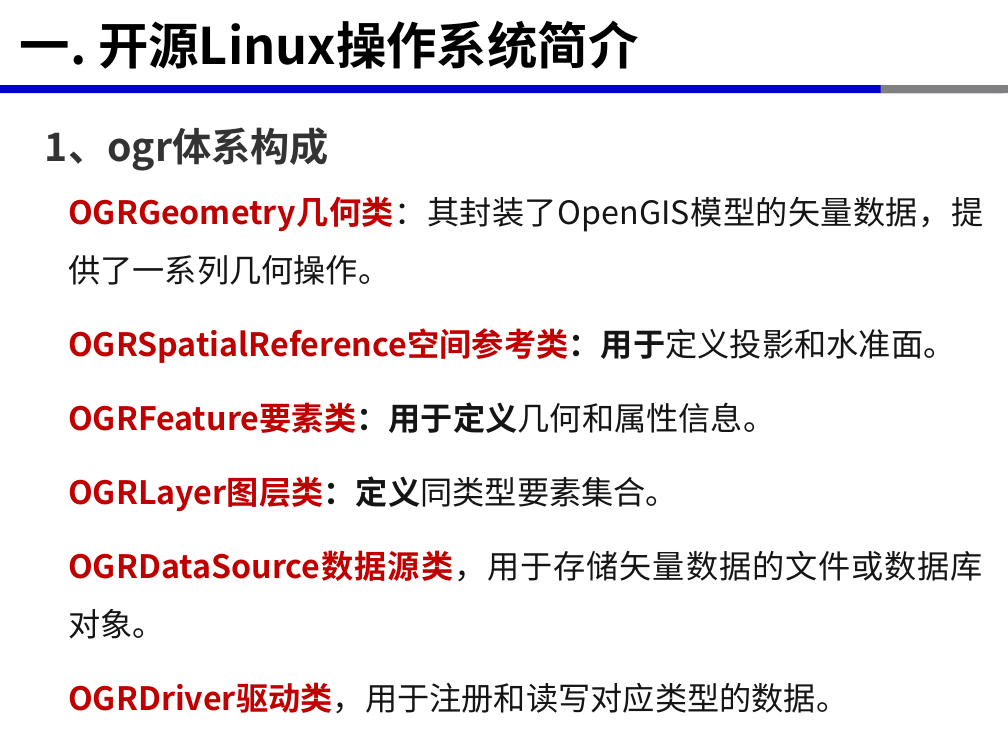
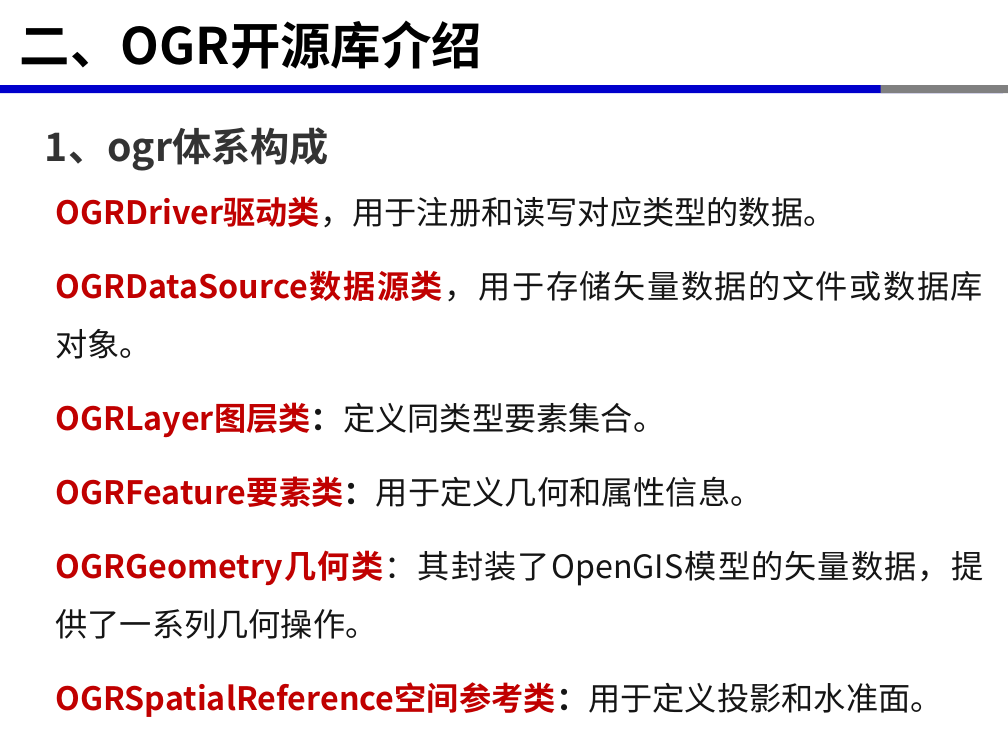
Before and after one commit to xinluo2018/open-source-gis-course, a slide deck: slide 11 of 第4章- OGR开源库及矢量数据处理-8课时/第3章-OGR开源库及矢量数据处理-8学时.pptx (slide 10 before the commit). Drawn at 1008x756 pixels with LibreOffice and Linux fonts; fonts in the diff are those of the drawing. Boxes give left, top, right and bottom in pixels: in the first picture for what was removed or moved away, otherwise in the second. Text is boxed around its words. In the diff, an @@ line names an element or a change of style, - is before the commit and + after.

```diff
--- a/第4章- OGR开源库及矢量数据处理-8课时/第3章-OGR开源库及矢量数据处理-8学时.pptx
+++ b/第4章- OGR开源库及矢量数据处理-8课时/第3章-OGR开源库及矢量数据处理-8学时.pptx
@@ title at box(20, 21, 482, 69): text changed @@
-一. 开源Linux操作系统简介
+二、OGR开源库介绍
@@ text "OGRDriver驱动类，用于注册和读写对应类型的数据。": place and size @@
-text "OGRDriver驱动类，用于注册和读写对应类型的数据。" at box(68, 196, 983, 714)
+text "OGRDriver驱动类，用于注册和读写对应类型的数据。" at box(55, 196, 983, 717)
@@ text at box(55, 196, 983, 507): paragraphs added @@
+OGRDriver驱动类，用于注册和读写对应类型的数据。
+OGRDataSource数据源类，用于存储矢量数据的文件或数据库对象。
+OGRLayer图层类：定义同类型要素集合。
+OGRFeature要素类：用于定义几何和属性信息。
@@ text at box(68, 402, 983, 714): paragraphs removed @@
-OGRFeature要素类：用于定义几何和属性信息。
-OGRLayer图层类：定义同类型要素集合。
-OGRDataSource数据源类，用于存储矢量数据的文件或数据库对象。
-OGRDriver驱动类，用于注册和读写对应类型的数据。
@@ text at box(55, 682, 942, 717): bold off in "OGRSpatialReference空间参考类：用于定义投影和水准面。" @@
```
Also in this commit, not shown: 11 other slides changed, 1 slide added, 15 other files.
